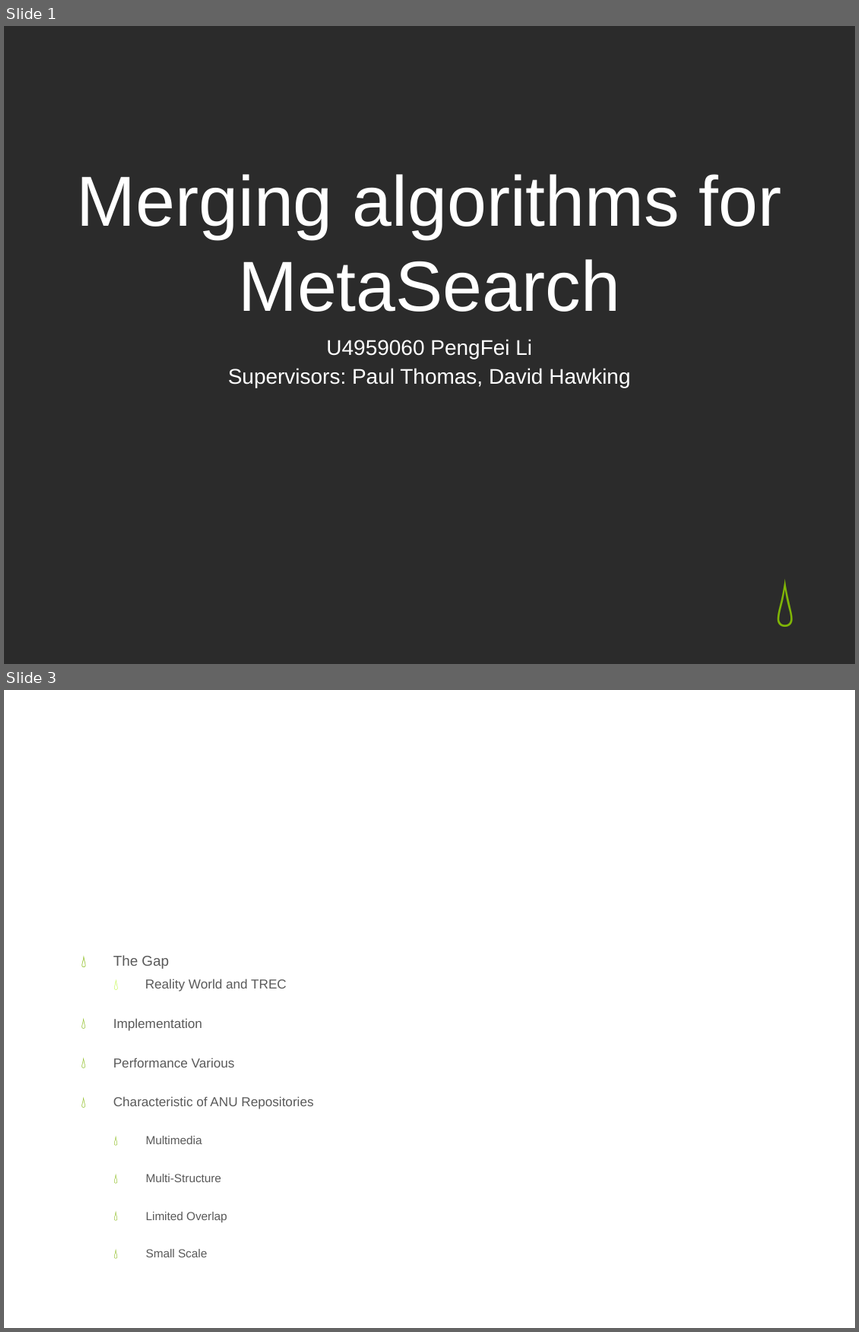
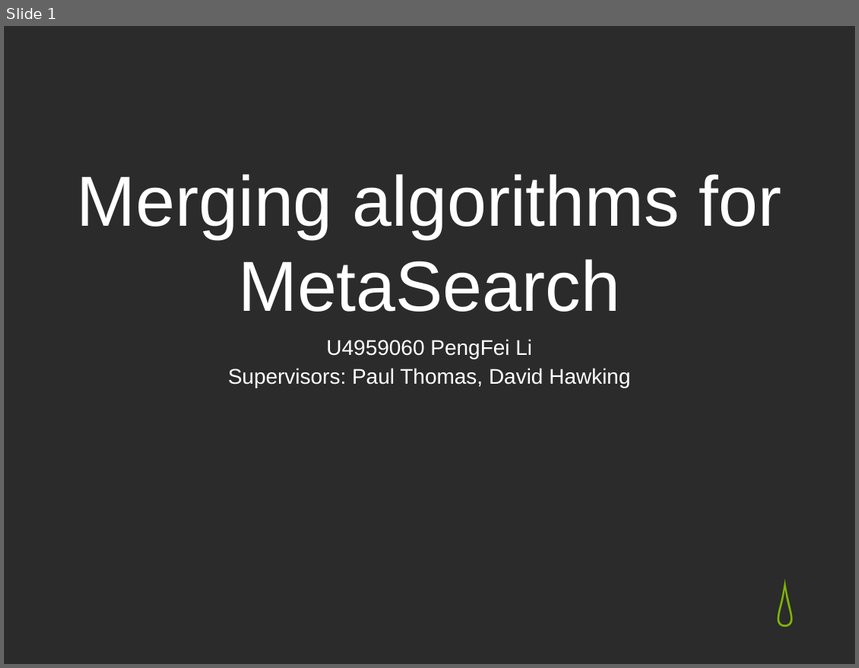
Before and after one commit to cnvince/ANUMS, a slide deck: ANUSEARCH/docs/Honour_Presentation.pptx. Shown one above the other, each under a label of ours: slides 1 and 3 before the commit, slide 1 after it; the slides between them are not shown. The pictures are 859x1332 and 859x668 pixels, drawn with LibreOffice and Linux fonts; fonts in the diff are those of the drawing; background and template pictures are left out; a plain dark background stands for a picture behind light text. Boxes give left, top, right and bottom in pixels: in the first picture for what was removed or moved away, otherwise in the second. Text is boxed around its words. In the diff, an @@ line names an element or a change of style, - is before the commit and + after.

```diff
--- a/ANUSEARCH/docs/Honour_Presentation.pptx
+++ b/ANUSEARCH/docs/Honour_Presentation.pptx
@@ slide 3 removed at bbox=[4, 690, 855, 1328], background picture (left out) @@
@@ title removed at bbox=[47, 723, 813, 829] @@
-Motivation
@@ text removed at bbox=[113, 955, 313, 1258] @@
-💧 The Gap
-  💧 Reality World and TREC
-  💧 Implementation
-  💧 Performance Various
-  💧 Characteristic of ANU Repositories
-    💧 Multimedia
-    💧 Multi-Structure
-    💧 Limited Overlap
-    💧 Small Scale
```
Also in this commit, not shown: 2 slides changed, 4 slides added, 1 other slide removed, 4 other files.
